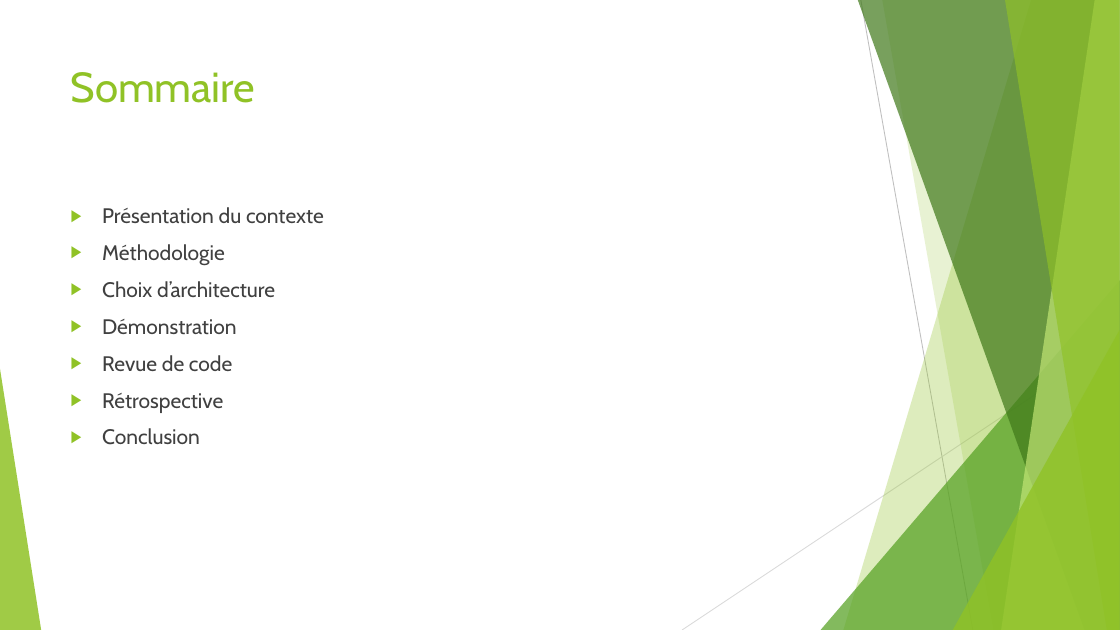
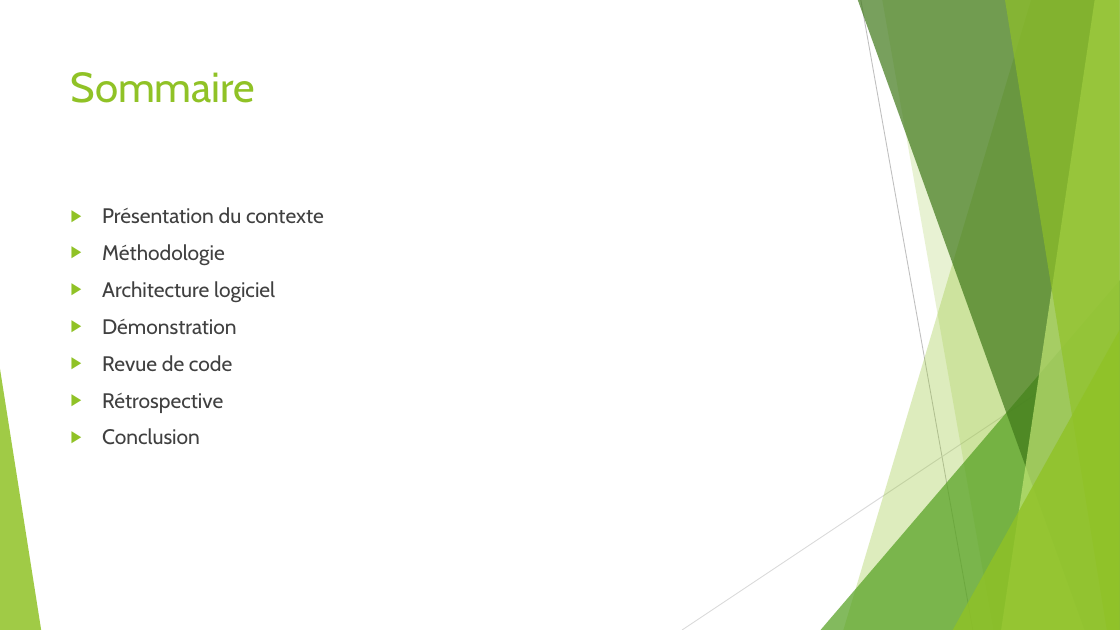
Before and after one commit to OttaPowa/Projet-5---Phase-2-, a slide deck: slide 2 of Diagrammes et documents/Support de présentation P5 Collet Jérémy.pptx. Drawn at 1120x630 pixels with LibreOffice and Linux fonts; fonts in the diff are those of the drawing. Boxes give left, top, right and bottom in pixels: in the first picture for what was removed or moved away, otherwise in the second. Text is boxed around its words. In the diff, an @@ line names an element or a change of style, - is before the commit and + after.

```diff
--- a/Diagrammes et documents/Support de présentation P5 Collet Jérémy.pptx
+++ b/Diagrammes et documents/Support de présentation P5 Collet Jérémy.pptx
@@ text at [102,281,275,302]: text changed @@
-▶ Choix d’architecture
+▶ Architecture logiciel
```
Also in this commit, not shown: 5 other slides changed, 1 other file.
